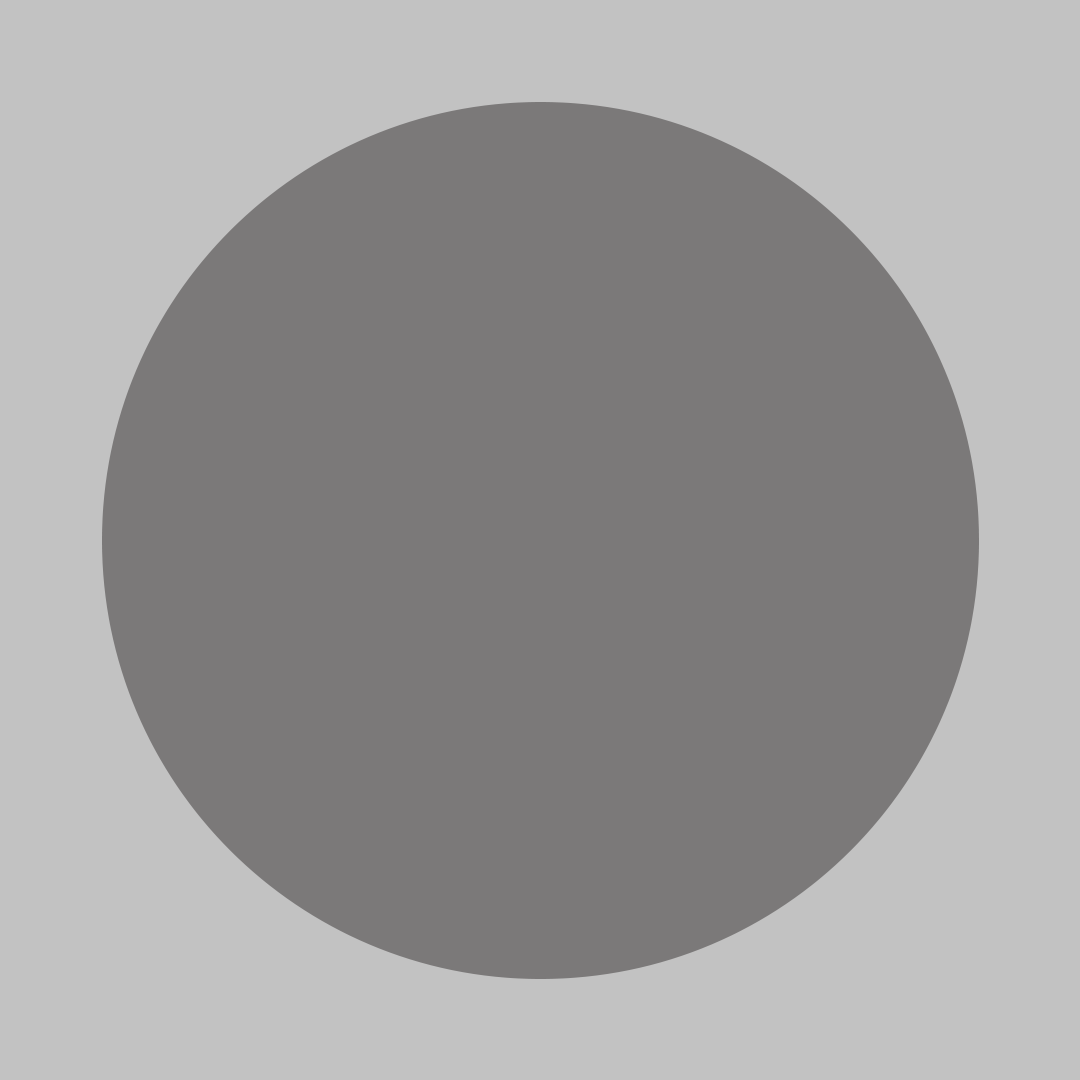
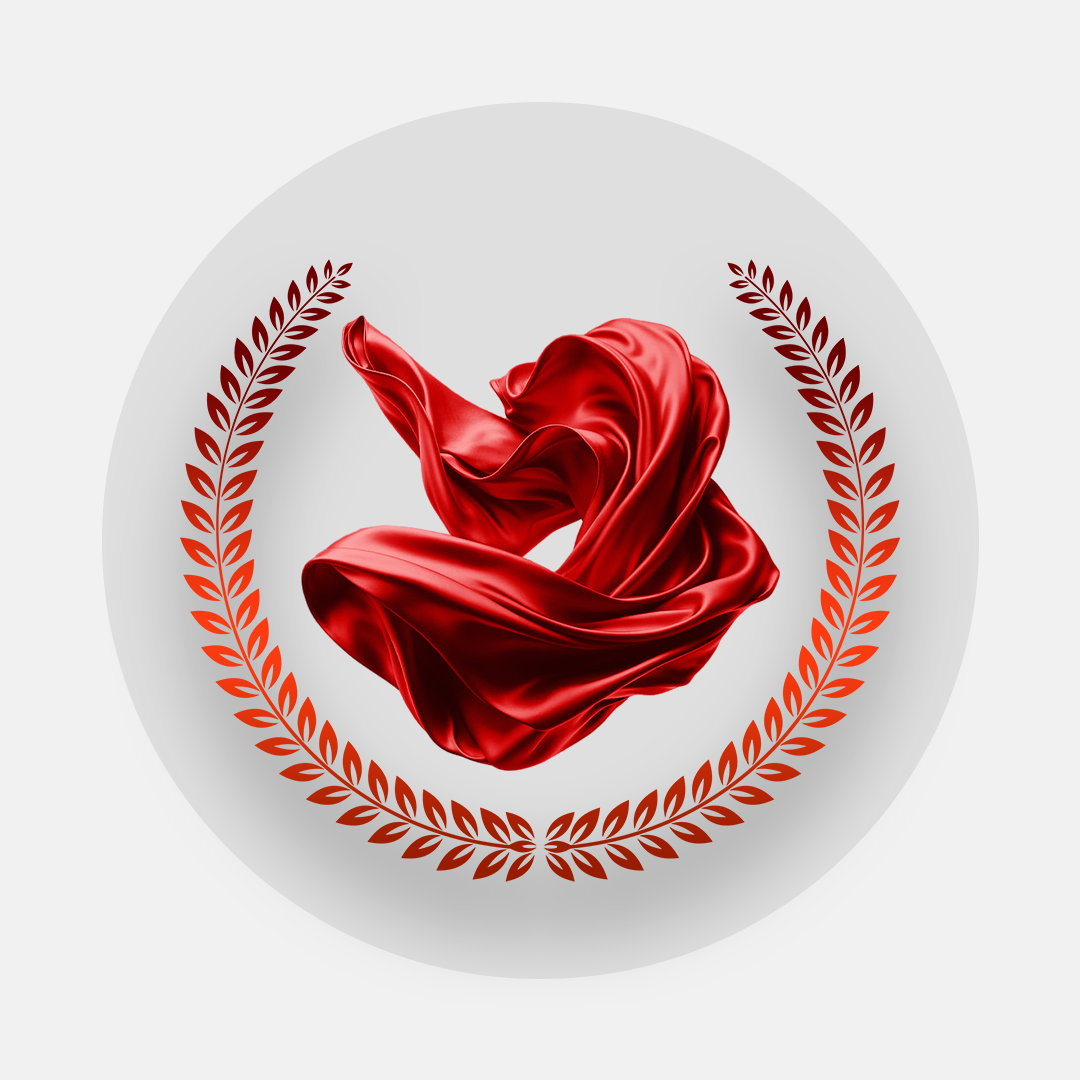
Layers edited between the first and the second 1080x1080 image:
added layer "freepik_br_60e50502-a828-425d-9f07-1d7670f2bc7d" above "pngwing.com (12)" over [301, 315, 780, 771]
added layer "pngwing.com (12)" above "Rectangle 1" over [180, 259, 900, 882]
painted on "Rectangle 1" over [102, 102, 979, 979]
painted on "Color Fill 1" over [0, 0, 1080, 1080]